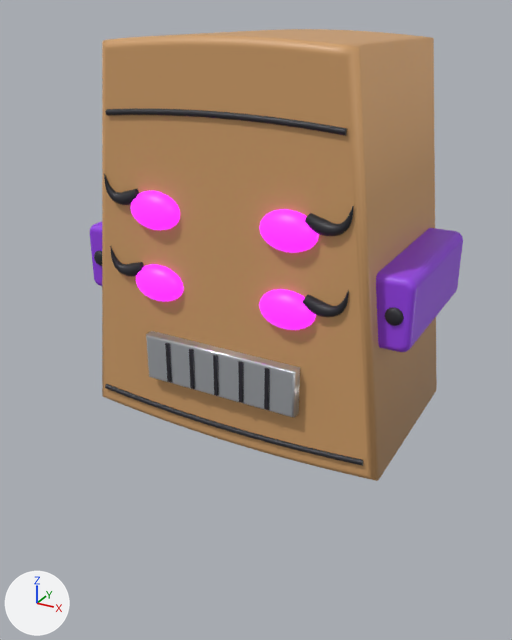
Two versions of the glTF model robot/testdata/model-seed-2.glb, one commit apart.
Rendered twice from a camera (50 mm lens) standing at (0.469, -0.905, 0.857) and looking at (0.029, -0.104, 0.456). Every picture has the same lights, and +X, +Y and +Z are marked at lower left. The first picture is the older version. Where no turn or scale is listed for an object, it has been applied to the vertices.

Names of what the first picture shows: 'ear-1', 'eye-0', 'eye-1', 'eye-2', 'eye-3', 'head', 'lash-1', 'mouth', 'seam-0', 'seam-1' and 11 more.
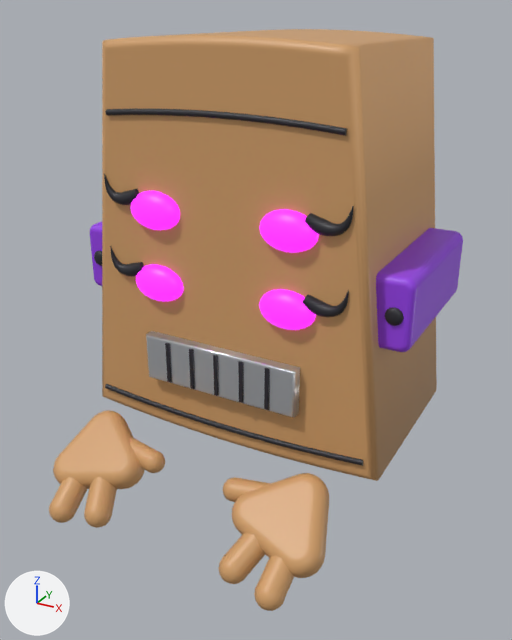
Boxes (x1, y1, x2, y2) around the edits, measured in the pictures (512 x 640 px):
'hand-1', added (beige): after (232, 473, 329, 578)
'hand-0', added (beige): after (53, 410, 145, 489)
'finger-1-1', added (beige): after (219, 533, 265, 584)
'finger-1-0', added (beige): after (254, 556, 294, 611)
'finger-0-1', added: after (84, 477, 117, 528)
'finger-0-0', added (beige): after (49, 477, 87, 523)
'thumb-0', added: after (130, 437, 165, 473)
'thumb-1', added (beige): after (223, 477, 271, 502)

What the commit changed:
Mesh me_thumb_1 is new.
It has 292 vertices, 576 faces and spans x 0.0506..0.1309, y -0.2488..-0.2092, z 0.2491..0.2863.
It uses material mat_body (beige #d2a06a).
Mesh me_finger_1_1 is new.
It has 292 vertices, 576 faces and spans x 0.0907..0.1504, y -0.3287..-0.2451, z 0.1922..0.2637.
It uses material mat_body (beige #d2a06a).
Mesh me_finger_1_0 is new.
It has 292 vertices, 576 faces and spans x 0.1477..0.1889, y -0.3387..-0.2528, z 0.1852..0.2589.
It uses material mat_body (beige #d2a06a).
Mesh me_hand_1 is new.
It has 270 vertices, 536 faces and spans x 0.078..0.2139, y -0.3007..-0.1858, z 0.2105..0.3049.
It uses material mat_body (beige #d2a06a).
Mesh me_thumb_0 is new.
It has 292 vertices, 576 faces and spans x -0.1309..-0.0506, y -0.2488..-0.2092, z 0.2491..0.2863.
It uses material mat_body (beige #d2a06a).
Mesh me_finger_0_1 is new.
It has 292 vertices, 576 faces and spans x -0.1504..-0.0907, y -0.3287..-0.2451, z 0.1922..0.2637.
It uses material mat_body (beige #d2a06a).
Mesh me_finger_0_0 is new.
It has 292 vertices, 576 faces and spans x -0.1889..-0.1477, y -0.3387..-0.2528, z 0.1852..0.2589.
It uses material mat_body (beige #d2a06a).
Mesh me_hand_0 is new.
It has 270 vertices, 536 faces and spans x -0.2139..-0.078, y -0.3007..-0.1858, z 0.2105..0.3049.
It uses material mat_body (beige #d2a06a).
Object 'thumb-1' (ob_thumb_1) is new; it shows me_thumb_1.
Its location is (0.0, 0.0, 0.0).
Object 'finger-1-1' (ob_finger_1_1) is new; it shows me_finger_1_1.
Its location is (0.0, 0.0, 0.0).
Object 'finger-1-0' (ob_finger_1_0) is new; it shows me_finger_1_0.
Its location is (0.0, 0.0, 0.0).
Object 'hand-1' (ob_hand_1) is new; it shows me_hand_1.
Its location is (0.0, 0.0, 0.0).
Object 'thumb-0' (ob_thumb_0) is new; it shows me_thumb_0.
Its location is (0.0, 0.0, 0.0).
Object 'finger-0-1' (ob_finger_0_1) is new; it shows me_finger_0_1.
Its location is (0.0, 0.0, 0.0).
Object 'finger-0-0' (ob_finger_0_0) is new; it shows me_finger_0_0.
Its location is (0.0, 0.0, 0.0).
Object 'hand-0' (ob_hand_0) is new; it shows me_hand_0.
Its location is (0.0, 0.0, 0.0).
